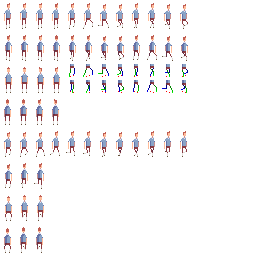
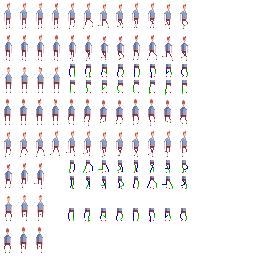
Layers edited between the first and the second 256px x 256px image:
painted on "Personnages" over [68, 64, 188, 222]
